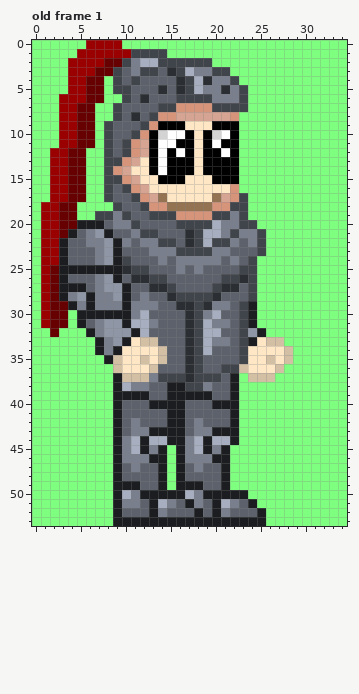
Two states of a animated GIF sprite, trunk/gfx/edgar/edgar_petrify.gif. Above, as it was before the edit.
The file is 35x54 pixels. Colours within 5 levels of each other are drawn and written as one. Shown: old frame 1. The commit also changed other frames, which this record leaves out.
And afterwards:
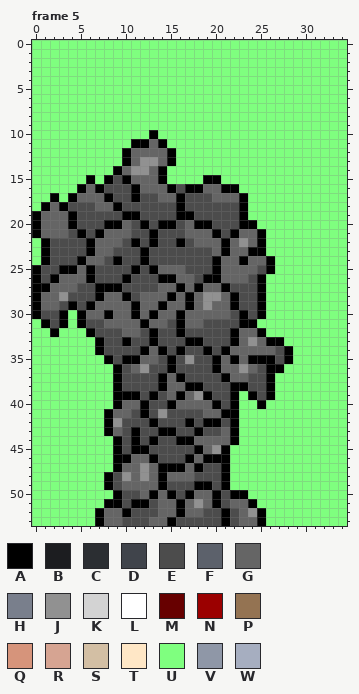
Palette (. is transparent): A #000000  B #1c1d20  C #2b2e32  D #40444b  E #4c4c4c  F #5c616b  G #656565  H #797f8c  J #919191  K #d3d3d3  L #ffffff  M #670000  N #9b0000  P #947352  Q #d6947b  R #d6a492  S #d3bfa4  T #ffe7c6  U #7fff7f  V #8f97a7  W #a6aec0
A new or re-ordered frame is compared with the old frame closest to it.
Difference:
frames 1 -> 6
--- frame 5 is new; against old frame 1
@@ x 0..34 @@
- 0 UUUUUUNNNNUUUUUUUUUUUUUUUUUUUUUUUUU
- 1 UUUUUNNNNNNDDDDUUUUUUUUUUUUUUUUUUUU
- 2 UUUUNNNNMMDHWWDDDDDDUUUUUUUUUUUUUUU
- 3 UUUUNNNMMDFHDDFCDWHHDDUUUUUUUUUUUUU
- 4 UUUUNNMMUDFDFFFFCDWCHHDUUUUUUUUUUUU
- 5 UUUUNNMMUDDFFFCFCDWHHCHDUUUUUUUUUUU
- 6 UUUNNNMMUUDFCFFFDDDDHHHDUUUUUUUUUUU
- 7 UUUNNMMUUDFFFFDDQQQQDDDDUUUUUUUUUUU
- 8 UUUNNMMUUDFCFDQQRRRRRRQUUUUUUUUUUUU
- 9 UUUNNMMUDFFFDQAAATTTAAAUUUUUUUUUUUU
-10 UUUNNMMUDFFDQAKLLATAKLAUUUUUUUUUUUU
-11 UUUNNMMUDFDQRALLAATALAAUUUUUUUUUUUU
-12 UUNNMMUUDFDQRALALATAALAUUUUUUUUUUUU
-13 UUNNMMUUDDQRTALAAATAAAAUUUUUUUUUUUU
-14 UUNNMMUUDQRTTALAAATAAAAUUUUUUUUUUUU
-15 UUNNMMUUDDQRTTAAATTTAAAUUUUUUUUUUUU
-16 UUNNMMUUDFDQRTTTTTTTTTQUUUUUUUUUUUU
-17 UUNNMMUUDFFDQRPTTTTTPRQDUUUUUUUUUUU
-18 UNNMMUUUUDFFDQQPPPPPQQDDUUUUUUUUUUU
-19 UNNMMUUDDHDFFDDDQQQQDDHDUUUUUUUUUUU
-20 UNNMMBBBFHHDFFFFDDDDWHHDDUUUUUUUUUU
-21 UNNMBFHVBFFHDDFFFCDWWHDHHDUUUUUUUUU
-22 UNNBFFHHVBHFHHDDFCDWDDHFHDUUUUUUUUU
-23 UNNBFFFHVBFFFHHHDDDDHHFFFDUUUUUUUUU
-24 UNNBFFFHVBDFFFHFHHHHHFHFDUUUUUUUUUU
-25 UNMBBBBBBBCDDFFFHFHFFFFDDUUUUUUUUUU
-26 UNMBFFFHVBFCCDDFFFFFFDDCDUUUUUUUUUU
-27 UNMBBBFHVVBFFCCDFFFFDCCFDUUUUUUUUUU
-28 UNMBHVBHHVBFHFFCDDDDCFFFDUUUUUUUUUU
-29 UNMMBHBHHHBHHHFFCCDCHHFDBUUUUUUUUUU
-30 UNMMUBBBBBBHWFFFFCDHWFFDBUUUUUUUUUU
-31 UNMMUBFHVVBWWHFFFCDWHHFDBUUUUUUUUUU
-32 UUMUUUBHVVVBWFFFFCDWWFFDVBUUUUUUUUU
-33 UUUUUUUBHVBTSSFFFCDWHHFDBTSSUUUUUUU
-34 UUUUUUUBHBTTTTSFFCDWFFFDTTTTSUUUUUU
-35 UUUUUUUUBSTTSTSFFCDFFFFDTTSTSUUUUUU
-36 UUUUUUUUUSTTTSFFFCDFFDDSTTTSUUUUUUU
-37 UUUUUUUUUBSSSHDDDCDDDFBUSSSUUUUUUUU
-38 UUUUUUUUUBWHHFFBBDDHFFBUUUUUUUUUUUU
-39 UUUUUUUUUBBBBFFBBBBBFFBUUUUUUUUUUUU
-40 UUUUUUUUUBFFFBBBBFFFBBBUUUUUUUUUUUU
-41 UUUUUUUUUBFFFFFBBFFFFFBUUUUUUUUUUUU
-42 UUUUUUUUUBFHFFFBBFHFFFBUUUUUUUUUUUU
-43 UUUUUUUUUBFHHBBBBFHHBBBUUUUUUUUUUUU
-44 UUUUUUUUUBHWBWWBBHWBWWBUUUUUUUUUUUU
-45 UUUUUUUUUBHWBHBUBHWBHBUUUUUUUUUUUUU
-46 UUUUUUUUUBHHHBBUBHHHBBUUUUUUUUUUUUU
-47 UUUUUUUUUBFHFFBUBFHFFBUUUUUUUUUUUUU
-48 UUUUUUUUUBFFFFBUBFFFFBUUUUUUUUUUUUU
-49 UUUUUUUUUBBBFFBUBBBFFBUUUUUUUUUUUUU
-50 UUUUUUUUUBWHBBBBBWHBBBBBUUUUUUUUUUU
-51 UUUUUUUUUBHHFBWHFBHFBWHFBUUUUUUUUUU
-52 UUUUUUUUUBFFFBHFFFBFBHFFFBUUUUUUUUU
-53 UUUUUUUUUBBBBBBBBBBBBBBBBBUUUUUUUUU
+ 0 UUUUUUUUUUUUUUUUUUUUUUUUUUUUUUUUUUU
+ 1 UUUUUUUUUUUUUUUUUUUUUUUUUUUUUUUUUUU
+ 2 UUUUUUUUUUUUUUUUUUUUUUUUUUUUUUUUUUU
+ 3 UUUUUUUUUUUUUUUUUUUUUUUUUUUUUUUUUUU
+ 4 UUUUUUUUUUUUUUUUUUUUUUUUUUUUUUUUUUU
+ 5 UUUUUUUUUUUUUUUUUUUUUUUUUUUUUUUUUUU
+ 6 UUUUUUUUUUUUUUUUUUUUUUUUUUUUUUUUUUU
+ 7 UUUUUUUUUUUUUUUUUUUUUUUUUUUUUUUUUUU
+ 8 UUUUUUUUUUUUUUUUUUUUUUUUUUUUUUUUUUU
+ 9 UUUUUUUUUUUUUUUUUUUUUUUUUUUUUUUUUUU
+10 UUUUUUUUUUUUUAUUUUUUUUUUUUUUUUUUUUU
+11 UUUUUUUUUUUAAGAUUUUUUUUUUUUUUUUUUUU
+12 UUUUUUUUUUAGGGGAUUUUUUUUUUUUUUUUUUU
+13 UUUUUUUUUUAGJJGAUUUUUUUUUUUUUUUUUUU
+14 UUUUUUUUUAGJJGAUUUUUUUUUUUUUUUUUUUU
+15 UUUUUUAUAEAGGGAUUUUAAUUUUUUUUUUUUUU
+16 UUUUUAGAEEEAGGGAEAAGGAAUUUUUUUUUUUU
+17 UUAUAGGGAEEAEEGGAEEEGGGAUUUUUUUUUUU
+18 UAGAEEEGGAEEEEEEAEEEEEEAUUUUUUUUUUU
+19 AGGGAEEEEEAAEEEEAAEEEEEAUUUUUUUUUUU
+20 AGGGAEEEAAGEAEAAEGAAEEEAAUUUUUUUUUU
+21 AGGGEAEAGGGEEAEEEGGGAEAGGAUUUUUUUUU
+22 UAEEEEAGGGEAEAEEAEGGGAGJGAUUUUUUUUU
+23 UAEEEEAGGEEEAEEEEEEEGAGGAAUUUUUUUUU
+24 UAEEEAGGEAEEAEEEEEEEAGGAGGAUUUUUUUU
+25 AEEAAGAEEEEAEAGGGEEEAGGGGEAUUUUUUUU
+26 AEAGGGAEEEAEEEAAGGEAAGGGEAUUUUUUUUU
+27 AAGGGEEAAAEEEEGGAGAGGAEEEAUUUUUUUUU
+28 AGGJEEEAGGAEGGGAGAGJJGAEEAUUUUUUUUU
+29 AGGEAEAGGGGAGGAGGAGJGGAEEAUUUUUUUUU
+30 AEEAUAGGAGGAGAGGAGGGGGEAEAUUUUUUUUU
+31 UAEAUAEEGGGGAGGEAGGEEEEAAUUUUUUUUUU
+32 UUAUUUAEEEGGEAEEAEEEEEAGGAUUUUUUUUU
+33 UUUUUUUAEEAEEAEEEAAEEEAGJGAAUUUUUUU
+34 UUUUUUUAEEEEAGAEAEEAEAGGGGGEAUUUUUU
+35 UUUUUUUUAEAAGGEAEJEEAGAGAAAEAUUUUUU
+36 UUUUUUUUUAEGJEEAEEEEAGGJGEAAUUUUUUU
+37 UUUUUUUUUAEEEEAGAEEEEAGGEEAUUUUUUUU
+38 UUUUUUUUUAEEEEAGGAAEEEAAEEAUUUUUUUU
+39 UUUUUUUUUAAAEAEGAGJAEEAUAEAUUUUUUUU
+40 UUUUUUUUUAGGAEEAGGGGAEAUUAUUUUUUUUU
+41 UUUUUUUUAGGEAEJEEEEGGAAUUUUUUUUUUUU
+42 UUUUUUUUAJEEEAEEEAEAAEAUUUUUUUUUUUU
+43 UUUUUUUUAGEAEEAAEEAEEGAUUUUUUUUUUUU
+44 UUUUUUUUUAEAEAEEAAGGGGAUUUUUUUUUUUU
+45 UUUUUUUUUAEAAEEEEEAGJAUUUUUUUUUUUUU
+46 UUUUUUUUUAAGGAEEEAGAAAUUUUUUUUUUUUU
+47 UUUUUUUUUAGGJGAAAGAEEAUUUUUUUUUUUUU
+48 UUUUUUUUAEJGJGAGGGEEEAUUUUUUUUUUUUU
+49 UUUUUUUUAEGGGGAEEEAAEAUUUUUUUUUUUUU
+50 UUUUUUUUUAEEGAGAEAGGAEAAUUUUUUUUUUU
+51 UUUUUUUUAAEAAEGGAGJGAEGGAUUUUUUUUUU
+52 UUUUUUUAGGAEEEGGAGGEEAEGJAUUUUUUUUU
+53 UUUUUUUAGGEEEGGAEEEEEAEGGAUUUUUUUUU
